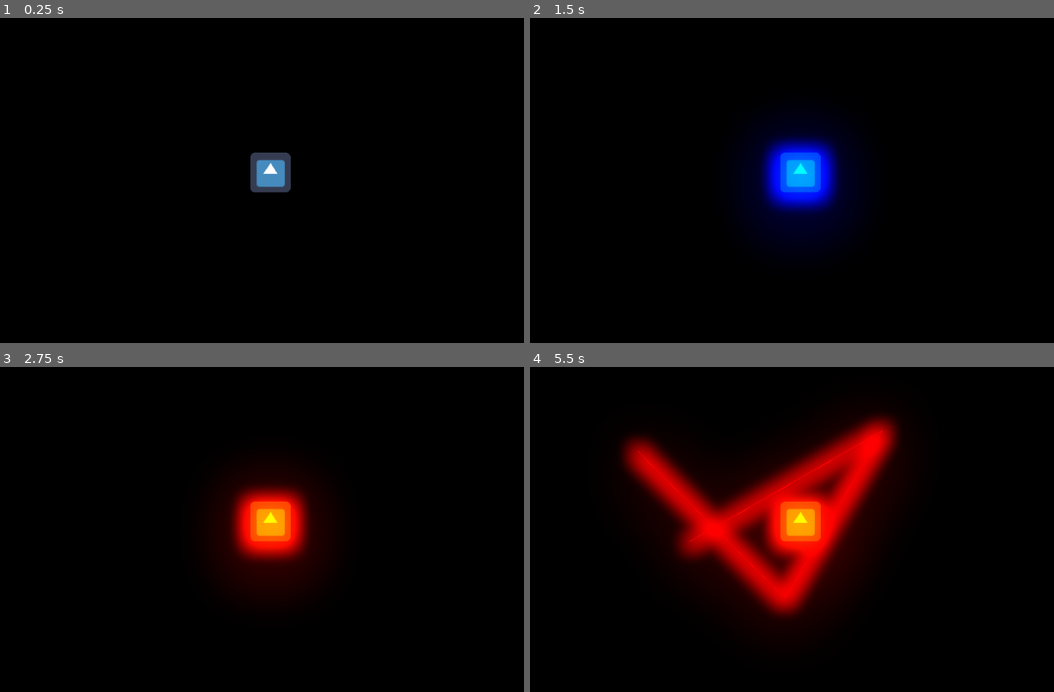
Above: before the commit, frames 1-4 (two rows, left to right).
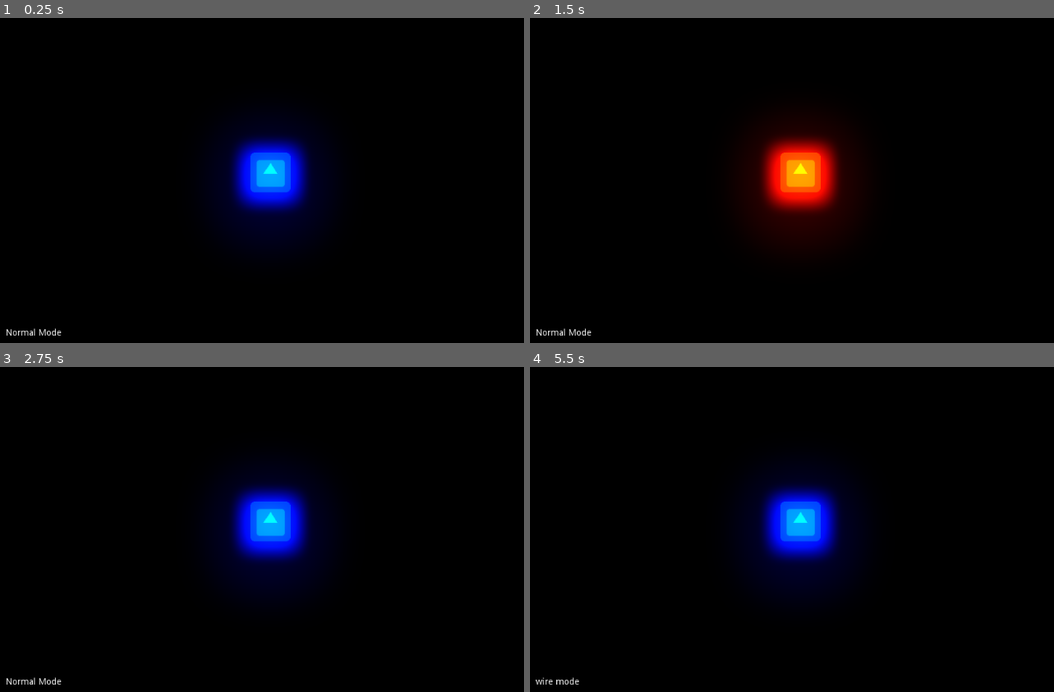
Above: after the commit, the same moments.

Repository: Aki78/GodotCPUDesign
Game: Godot game, scene res://Game.tscn
The game is run twice, just before and just after one commit, with the same random seed, the same clock (stepped at 60 frames per second) and the same inputs. The engine's default icon, where the game draws it, is replaced by a stand-in: a white triangle on a blue panel in a dark square.
Inputs (mouse positions are in pixels of both pictures, inside the frame that each line leads up to):
- Up to frame 1 (0.25 s): no input
- Up to frame 2 (1.5 s): click (802, 174) at 0.5 s; click (802, 174) at 1.25 s
- Up to frame 3 (2.75 s): click (272, 523) at 2 s
- Up to frame 4 (5.5 s): tap Enter at 2.75 s; move the mouse to (964, 503) at 2.77 s; press the mouse at (964, 503) at 2.78 s; right-click (964, 503) at 3.05 s; release the mouse at (964, 503) at 3.5 s; drag from (687, 542) to (786, 597) at 3.52 s; tap Space at 4.25 s; move the mouse to (886, 438) at 4.27 s; hold I (input, bound only after the commit) 4.28-5 s; click (886, 438) at 4.42 s; tap W (wire, bound only after the commit) at 4.55 s; drag from (786, 597) to (624, 464) at 5.02 s

The runs differ from the first frame. In frame 1, 6.4% of the frame differs, in the area x 1-63%, y 32-98%; in frame 2, 6.4%; in frame 3, 6.4%; in frame 4, 19%, in the area x 1-71%, y 14-98%.

Commit message:
small but when deleting last line sometimes

Diff:
--- a/Bit.gd
+++ b/Bit.gd
@@ -1,5 +1,4 @@
 extends Area2D
-
 
 var bit = true
 
@@ -11,6 +10,9 @@
 		get_tree().call_group(area.group_name, "set_bit", bit)
 
 func _on_TextureButton_pressed():
+	toggle()
+
+func toggle():
 	if bit:
 		bit = false
 		modulate.r = 255
@@ -19,3 +21,6 @@
 		bit = true
 		modulate.r = 0
 		modulate.b = 255
+
+func _on_Timer_timeout():
+	toggle()
--- a/Game.tscn
+++ b/Game.tscn
@@ -1,8 +1,9 @@
-[gd_scene load_steps=6 format=2]
+[gd_scene load_steps=7 format=2]
 
 [ext_resource path="res://Wires.gd" type="Script" id=1]
 [ext_resource path="res://Bit.gd" type="Script" id=2]
 [ext_resource path="res://icon.png" type="Texture" id=3]
+[ext_resource path="res://Label.gd" type="Script" id=4]
 
 [sub_resource type="Environment" id=1]
 background_mode = 4
@@ -43,4 +44,16 @@
 rect_scale = Vector2( 0.976665, 0.971515 )
 texture_normal = ExtResource( 3 )
 
+[node name="Timer" type="Timer" parent="Bit"]
+wait_time = 0.1
+autostart = true
+
+[node name="Label" type="Label" parent="."]
+margin_left = 68.0
+margin_top = 542.0
+margin_right = 108.0
+margin_bottom = 556.0
+script = ExtResource( 4 )
+
 [connection signal="pressed" from="Bit/TextureButton" to="Bit" method="_on_TextureButton_pressed"]
+[connection signal="timeout" from="Bit/Timer" to="Bit" method="_on_Timer_timeout"]
--- /dev/null
+++ b/Label.gd
@@ -0,0 +1,19 @@
+extends Label
+
+
+var mode_before = "normal"
+
+var mode = " mode"
+
+func _ready():
+	text = "Normal Mode"
+
+
+
+func _process(delta):
+	# just to optimize speed so it doesn't run every process
+	if mode_before == Singleton.mode:
+		return
+	text = Singleton.mode + mode
+
+	mode_before = Singleton.mode
--- a/Line.gd
+++ b/Line.gd
@@ -8,7 +8,7 @@
 onready var polyR = $ColorRect
 var current_index = 0
 var theta_before : int = 1000 #some randome number
-var steps = 15
+var steps = 15 # Steps for line angles so it isn't continuous
 var theta
 var bit
 var old_bit = true
@@ -42,15 +42,20 @@
 		theta = deg2rad(theta_int)
 	var vec = abs(mouse_pos.distance_to(center1)) * Vector2(cos(theta), sin(theta))
 	theta_before = theta_int
+	center2 = vec + center1
 
+	var poly = get_poly(center1, center2, vec, theta)
+
+	polyC.set_polygon(poly)
+	polyR.set_polygon(poly)
+
+func get_poly(center1, center2, vec, theta):
 	var p1 = thickness*Vector2(cos(theta + PI/2), sin(theta + PI/2)) + center1
 	var p2 = thickness*Vector2(-cos(theta + PI/2), -sin(theta + PI/2)) + center1
-	center2 = vec + center1
 	var p3 = thickness*Vector2(cos(theta + PI/2), sin(theta + PI/2)) + center2
 	var p4 = thickness*Vector2(-cos(theta + PI/2), -sin(theta + PI/2)) + center2
 	poly = PoolVector2Array([p3,p1,p2,p4])
-	polyC.set_polygon(poly)
-	polyR.set_polygon(poly)
+	return poly
 
 func _physics_process(delta):
 	if get_index() == current_index:
--- /dev/null
+++ b/Singleton.gd
@@ -0,0 +1,4 @@
+extends Node
+
+
+var mode = "normal"
--- a/Wire.gd
+++ b/Wire.gd
@@ -6,14 +6,15 @@
 var p2
 var thickness : float = 0.5
 var theta
-var cord_index = 0
+var line_index = 0
 var last_center
 var wire_index = 0
 var bit = false
 var group_name
+var old_bit = true
 
 func _ready():
-	cord_index = 0
+	line_index = 0
 	group_name = "wire" + str(get_index())
 	add_to_group(group_name)
 
@@ -21,15 +22,21 @@
 	bit = new_bit
 
 func _input(event):
+	if Singleton.mode != "wire":
+		return
 	if get_index() == wire_index:
-		if event.is_action_pressed("new_cord"):
-			get_child(cord_index - 1).queue_free()
+		print("index", get_index())
+		print("current_wire_index", wire_index)
+		if event.is_action_pressed("new_wire") or event.is_action_pressed("escape"):
+			if get_child_count() > 1:
+				print("child couhnt:", get_child_count())
+				get_child(line_index - 1).queue_free() #erase last line
 		if event.is_action_pressed("left_click"):
 
 			var line = Line.instance()
 			add_child(line)
 			if len(get_children()) > 1:
-				last_center = get_child(cord_index -1).center2
+				last_center = get_child(line_index -1).center2
 			else:
 				print("hit2")
 				last_center = get_global_mouse_position()
@@ -39,10 +46,12 @@
 			print(last_center)
 
 			for _i in get_children():
-				_i.current_index = cord_index
-			cord_index += 1
-
+				_i.current_index = line_index
+			line_index += 1
 
 func _physics_process(delta):
+	if old_bit == bit:
+		return
 	for _i in get_children():
 		_i.set_bit(bit)
+	old_bit = bit
--- a/Wires.gd
+++ b/Wires.gd
@@ -2,15 +2,39 @@
 
 
 var wire_index = 0
-
 var Wire = load("res://Wire.tscn")
 
 func _input(event):
-	if event.is_action_pressed("new_cord"):
-		print("creating new cord")
-		var wire = Wire.instance()
-		add_child(wire)
-		for _i in get_children():
-			_i.wire_index = wire_index
+	if Singleton.mode == "wire":
+		if event.is_action_pressed("new_wire"):
+			print("creating new wire ", wire_index)
 
-		wire_index += 1
+#			if get_child_count() != 1:
+			var wire = Wire.instance()
+			add_child(wire)
+#			if get_child(wire_index).get_child_count() != 0:
+			for _i in get_children():
+				_i.wire_index = wire_index
+			wire_index += 1
+
+	if event.is_action_pressed("escape"):
+		Singleton.mode = "normal"
+		free_empty_wires()
+#		for _i in get_children():
+#			_i.wire_index = wire_index - 1
+		wire_index -= 1
+	if event.is_action_pressed("input"):
+		free_empty_wires()
+		Singleton.mode = "input"
+
+	if event.is_action_pressed("wire"):
+		free_empty_wires()
+		Singleton.mode = "wire"
+
+
+func free_empty_wires():
+	for _i in get_children():
+		if _i.get_child_count() < 1:
+			_i.queue_free()
+	wire_index = len(get_children())
+	print("new wire index:", wire_index)
--- a/project.godot
+++ b/project.godot
@@ -9,7 +9,7 @@
 config_version=4
 
 _global_script_classes=[ {
-"base": "Reference",
+"base": "Area2D",
 "class": "CordLine",
 "language": "GDScript",
 "path": "res://Line.gd"
@@ -23,6 +23,10 @@
 config/name="Cpu Godot"
 run/main_scene="res://Game.tscn"
 config/icon="res://icon.png"
+
+[autoload]
+
+Singleton="*res://Singleton.gd"
 
 [global]
 
@@ -44,7 +48,7 @@
 "events": [ Object(InputEventKey,"resource_local_to_scene":false,"resource_name":"","device":0,"alt":false,"shift":false,"control":false,"meta":false,"command":false,"pressed":false,"scancode":85,"physical_scancode":0,"unicode":0,"echo":false,"script":null)
  ]
 }
-new_cord={
+new_wire={
 "deadzone": 0.5,
 "events": [ Object(InputEventMouseButton,"resource_local_to_scene":false,"resource_name":"","device":0,"alt":false,"shi …(212 unchanged characters)…
  ]
@@ -59,6 +63,21 @@
 "events": [ Object(InputEventMouseButton,"resource_local_to_scene":false,"resource_name":"","device":0,"alt":false,"shi …(212 unchanged characters)…
  ]
 }
+escape={
+"deadzone": 0.5,
+"events": [ Object(InputEventKey,"resource_local_to_scene":false,"resource_name":"","device":0,"alt":false,"shift":false,"control":false,"meta":false,"command":false,"pressed":false,"scancode":16777217,"physical_scancode":0,"unicode":0,"echo":false,"script":null)
+ ]
+}
+input={
+"deadzone": 0.5,
+"events": [ Object(InputEventKey,"resource_local_to_scene":false,"resource_name":"","device":0,"alt":false,"shift":false,"control":false,"meta":false,"command":false,"pressed":false,"scancode":0,"physical_scancode":73,"unicode":0,"echo":false,"script":null)
+ ]
+}
+wire={
+"deadzone": 0.5,
+"events": [ Object(InputEventKey,"resource_local_to_scene":false,"resource_name":"","device":0,"alt":false,"shift":false,"control":false,"meta":false,"command":false,"pressed":false,"scancode":0,"physical_scancode":87,"unicode":0,"echo":false,"script":null)
+ ]
+}
 
 [physics]
 
